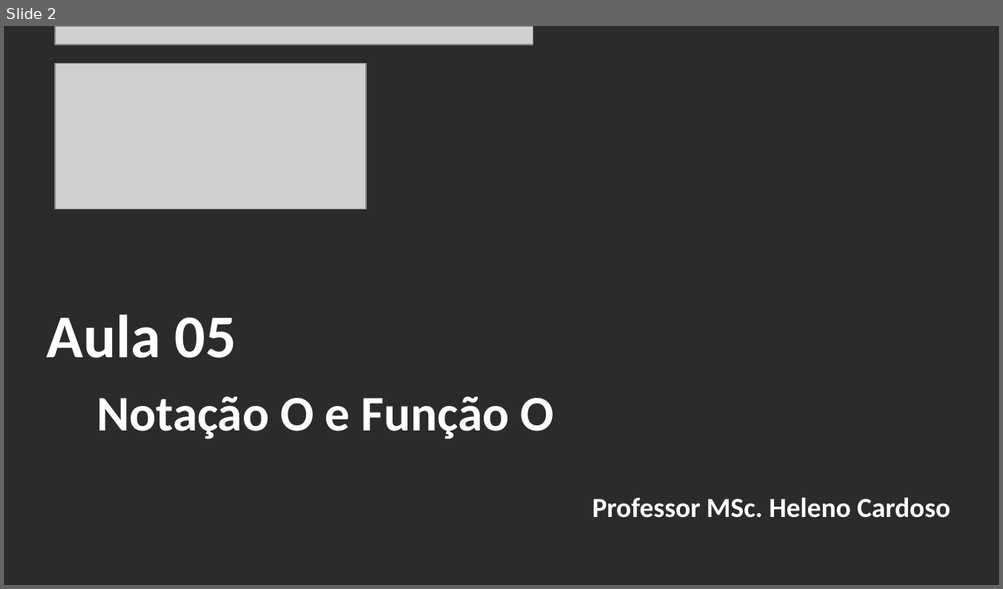
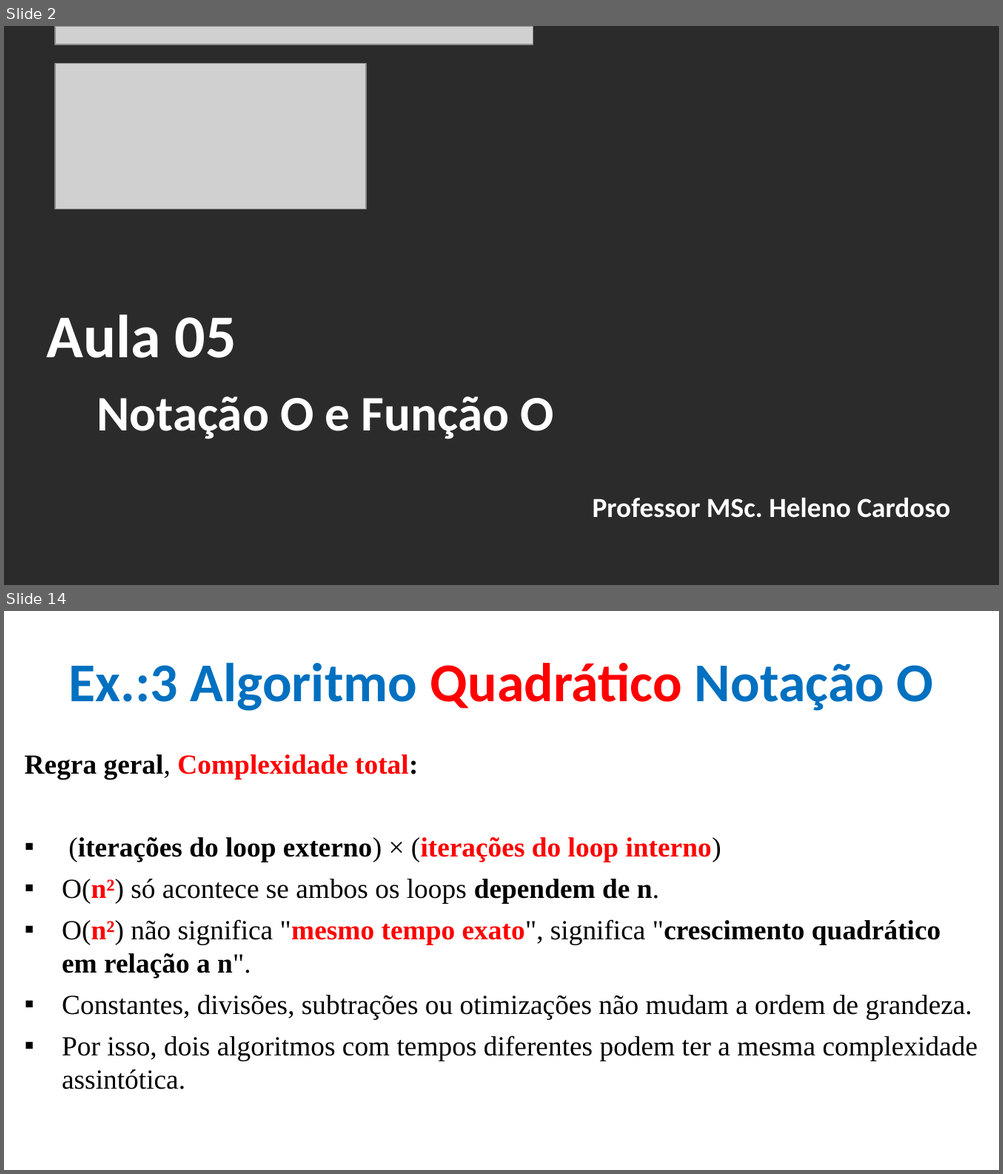
Before and after one commit to CloudEducationBrazil/WydenAlgoritmosEComplexidade, a slide deck: 01 Classes/Aula 05 - Algoritmos e Complexidade - Notação O e Função O.pptx. Shown one above the other, each under a label of ours: slide 2 before the commit, slides 2 and 14 after it; the slides between them are not shown. The pictures are 1003x589 and 1003x1174 pixels, drawn with LibreOffice and Linux fonts; fonts in the diff are those of the drawing; grey boxes stand for pictures; background and template pictures are left out; a plain dark background stands for a picture behind light text. Boxes give left, top, right and bottom in pixels: in the first picture for what was removed or moved away, otherwise in the second. Text is boxed around its words. In the diff, an @@ line names an element or a change of style, - is before the commit and + after.

```diff
--- a/01 Classes/Aula 05 - Algoritmos e Complexidade - Notação O e Função O.pptx
+++ b/01 Classes/Aula 05 - Algoritmos e Complexidade - Notação O e Função O.pptx
@@ slide 14 added at [4, 611, 999, 1170], background picture (left out) @@
@@ title added at [69, 663, 933, 711], 39.6 pt, text #0070C0, bold @@
+Ex.:3 Algoritmo Quadrático Notação O
@@ text added at [25, 755, 978, 1090], 20 pt, text #000000 @@
+Regra geral, Complexidade total:
+▪ (iterações do loop externo) × (iterações do loop interno)
+▪ O(n²) só acontece se ambos os loops dependem de n.
+▪ O(n²) não significa "mesmo tempo exato", significa "crescimento quadrático em relação a n".
+▪ Constantes, divisões, subtrações ou otimizações não mudam a ordem de grandeza.
+▪ Por isso, dois algoritmos com tempos diferentes podem ter a mesma complexidade assintótica.
```
Also in this commit, not shown: 6 slides changed, 27 other slides added, 5 other files.
